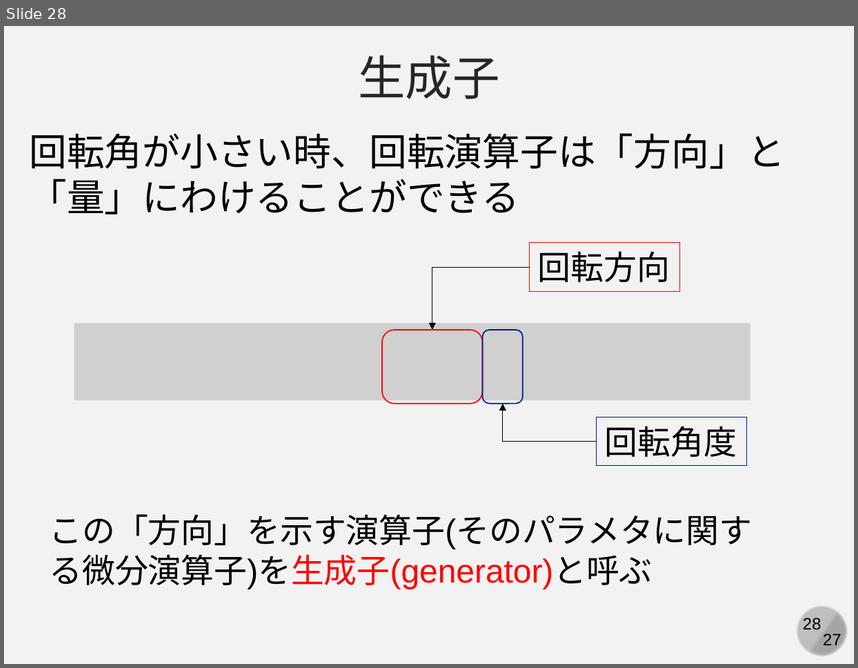
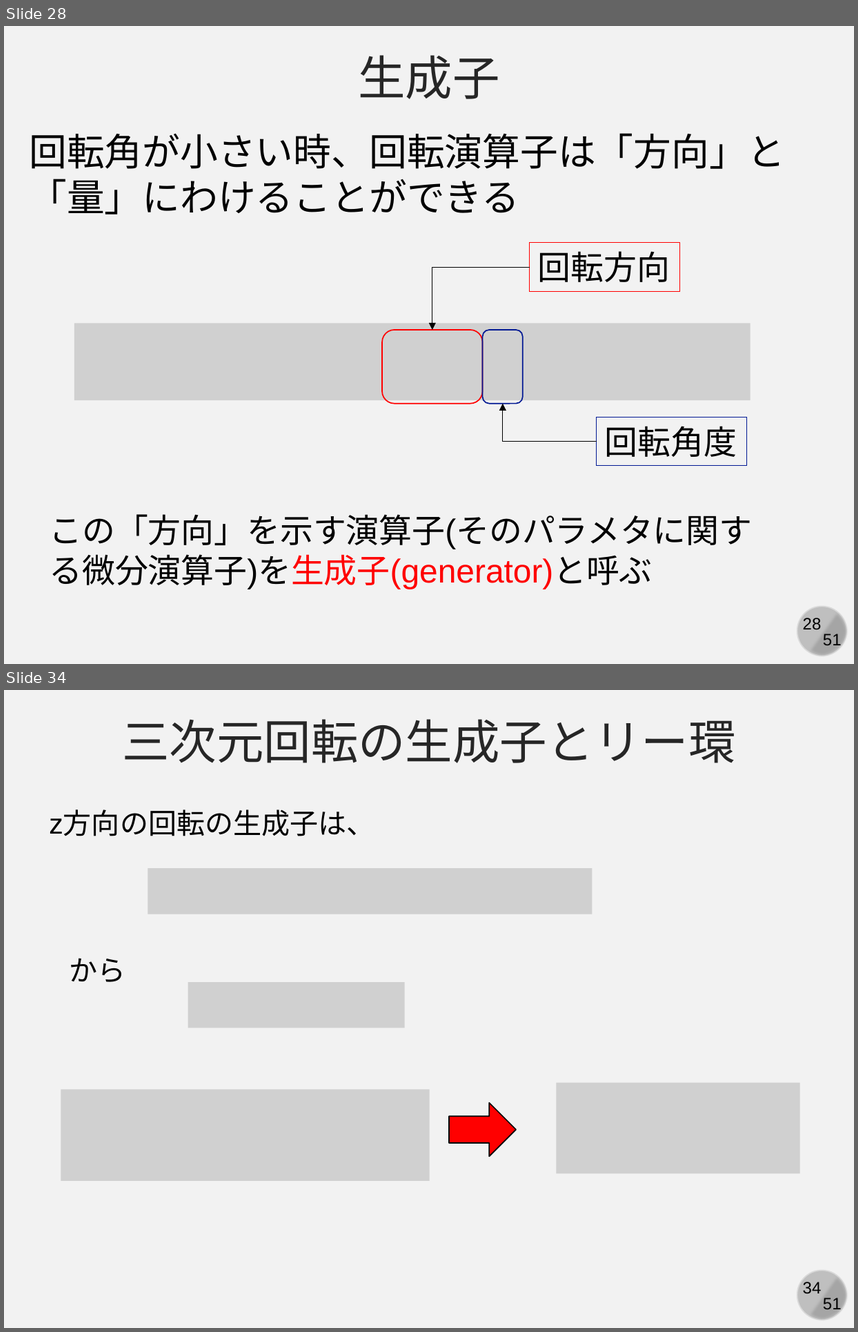
Before and after one commit to kaityo256/classical_mechanics, a slide deck: poisson/fig/slide.pptx. Shown one above the other, each under a label of ours: slide 28 before the commit, slides 28 and 34 after it; the slides between them are not shown. The pictures are 858x668 and 858x1332 pixels, drawn with LibreOffice and Linux fonts; fonts in the diff are those of the drawing; grey boxes stand for pictures. Boxes give left, top, right and bottom in pixels: in the first picture for what was removed or moved away, otherwise in the second. Text is boxed around its words. In the diff, an @@ line names an element or a change of style, - is before the commit and + after.

```diff
--- a/poisson/fig/slide.pptx
+++ b/poisson/fig/slide.pptx
@@ slide 34 added at [4,690,854,1328], background #F2F2F2; not listed: 4 template elements that a slide beside it also shows @@
@@ text added at [123,719,736,763], 40 pt, text #262626 @@
+三次元回転の生成子とリー環
@@ text added at [49,811,375,836], 24 pt, text #000000 @@
+z方向の回転の生成子は、
@@ picture added at [148,869,593,914] @@
@@ text added at [70,958,126,982], 24 pt, text #000000 @@
+から
@@ picture added at [188,983,406,1028] @@
@@ picture added at [557,1083,800,1174] @@
@@ picture added at [61,1089,430,1181] @@
@@ right arrow added at [450,1103,517,1156], fill #FF0000, outline #000000 1 pt @@
@@ slide 28 changed as well @@
@@ text at [823,633,842,649]: text changed @@
-27
+51
```
Also in this commit, not shown: 27 other slides changed, 22 other slides added, 1 other file.
